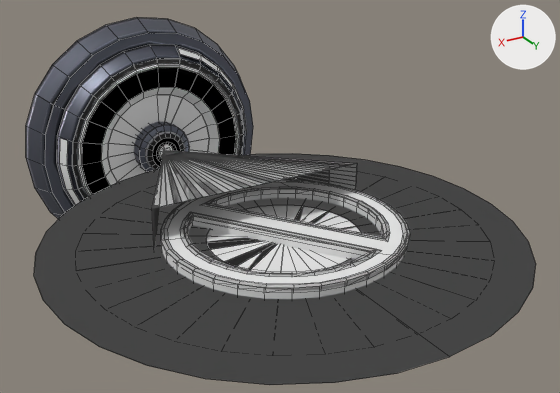
Before and after pictures for a commit that changed the Blender file src/addons/no_mans_sky_base_builder/models-high-res/assets/POWERLINE_HIDER.blend.
Camera for both pictures: a 50 mm camera at (1.77, 4.7, 1.68) aimed at (-0.14, 1.52, 0.09). The lights are fixed; the arrows at upper right show +X, +Y and +Z. The older version comes first. Mesh edges are drawn as thin lines.

Names of what the first picture shows: 'POWERLINE_HIDER'.
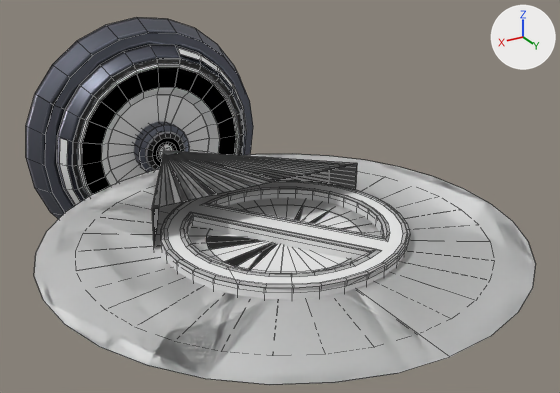
The change, as a list of edits to the scene's bpy script:
```text
Change mat_projector2mat:
    where n3 = _N.new('ShaderNodeMixRGB'); n3.name = 'Mix (Legacy)'
    remove n3.inputs[0].default_value = 0.0  # 'Factor'
Change me_powerline_hider:
    used by ob_powerline_hider; location = (0.0, 0.0, 0.0)
    remove me_powerline_hider.from_pydata(...)  # 4797 vertices, 1788 faces; spans x -1.17..1.17, y 0.0..2.96, z -0.79..0.79
    add me_powerline_hider.from_pydata(...)  # 4797 vertices, 1589 faces; spans x -1.17..1.17, y 0.0..2.96, z -0.79..0.79
    me_powerline_hider part 1: 518 kept faces spanning x -0.6..0.6, y 1.2..2.39, z -0.07..0.07 get new texture (UV) coordinates
    edits to the shape of me_powerline_hider do not show in these pictures
```

Where the change shows, as pixel boxes (x1, y1, x2, y2) in the pictures (560 x 393 px):
'POWERLINE_HIDER', surface changed, reshaped (lighter)
    both: (26, 17, 536, 385)
part 1 of me_powerline_hider, surface changed
    both: (161, 180, 410, 291)
